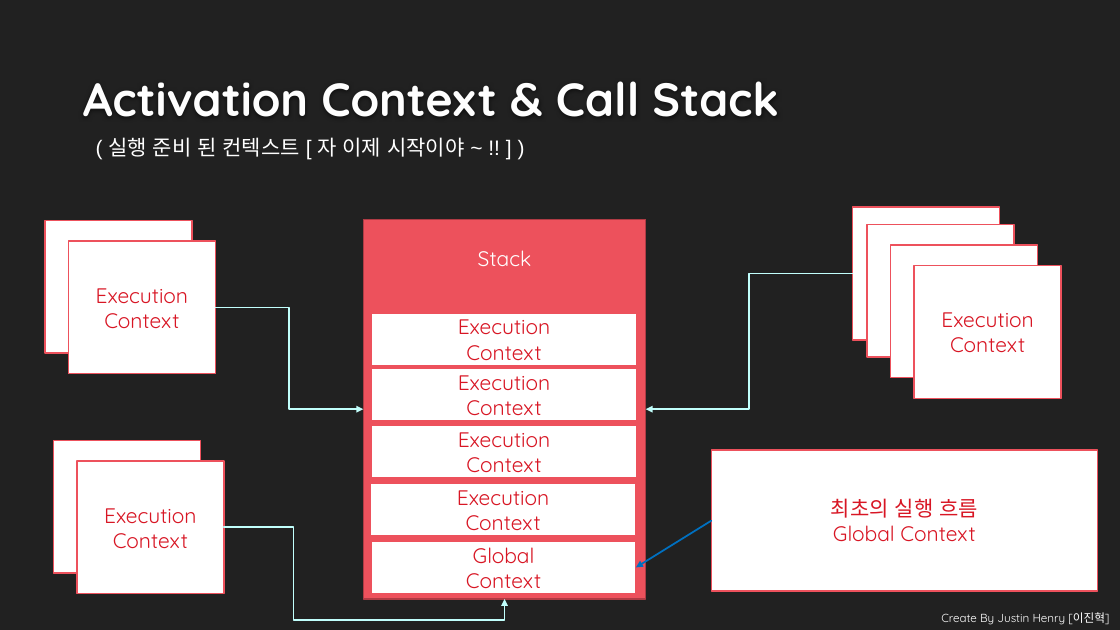
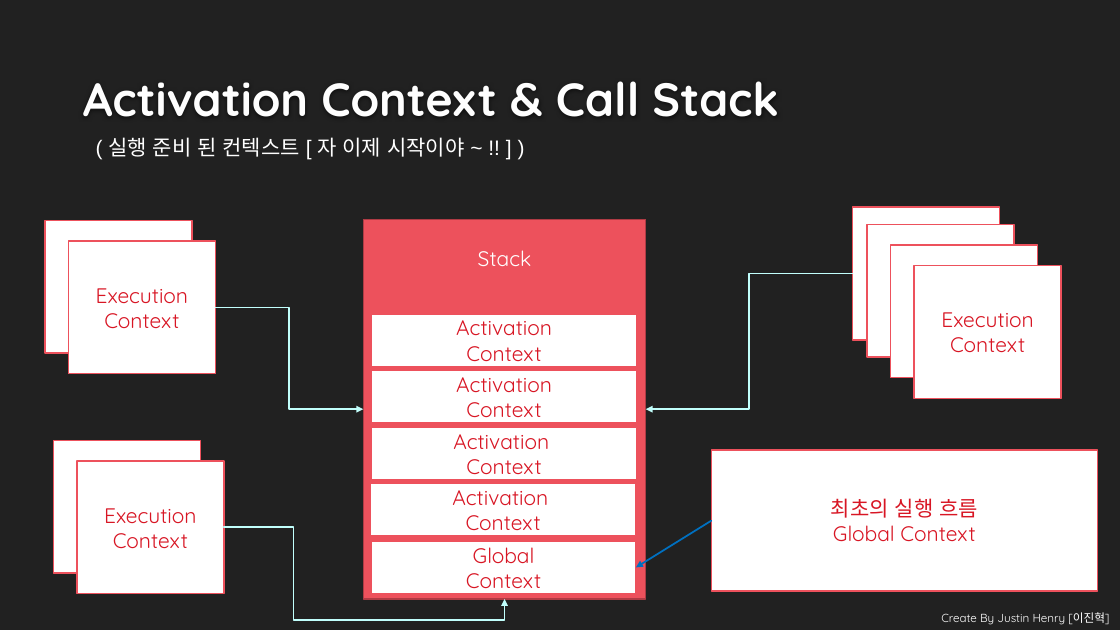
Before and after one commit to kimseohae/jsprogramming, a slide deck: slide 4 of 5/Context와 Lexical Environments.pptx. Drawn at 1120x630 pixels with LibreOffice and Linux fonts; fonts in the diff are those of the drawing; background and template pictures are left out. Boxes give left, top, right and bottom in pixels: in the first picture for what was removed or moved away, otherwise in the second. Text is boxed around its words. In the diff, an @@ line names an element or a change of style, - is before the commit and + after.

```diff
--- a/5/Context와 Lexical Environments.pptx
+++ b/5/Context와 Lexical Environments.pptx
@@ text in rectangle at <box>456,314,552,362</box>: text changed @@
-Execution
-Context
+Activation
+Context
@@ text in rectangle at <box>456,377,552,423</box>: text changed @@
-Execution
-Context
+Activation
+Context
@@ text in rectangle at <box>453,434,549,480</box>: text changed @@
-Execution
-Context
+Activation
+Context
@@ text in rectangle at <box>452,483,548,536</box>: text changed @@
-Execution
-Context
+Activation
+Context
```
Also in this commit, not shown: 12 other files.
